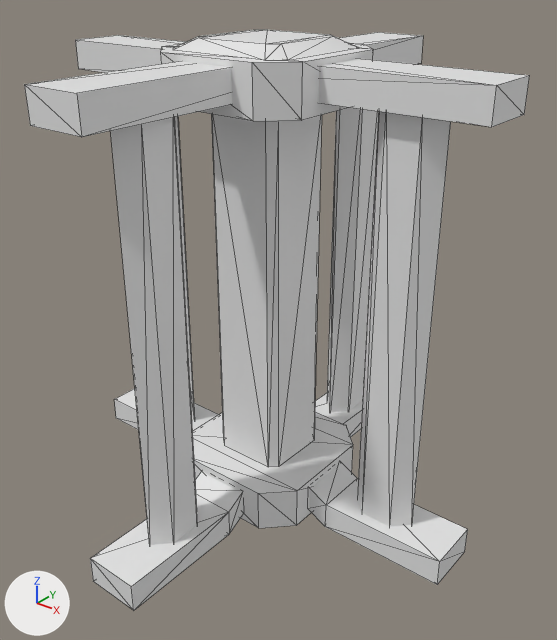
A saved change to the OBJ model public/meshes/corrugatedsteel_fence.obj.
The view is the same before and after, from a 50 mm lens placed at (0.993, -1.204, 0.689), pointed at (0.039, -0.011, -0.051). The lights are fixed; the arrows at lower left show +X, +Y and +Z. The picture after the commit comes second. Mesh edges are drawn as thin lines. Where no turn or scale is listed for an object, it has been applied to the vertices. Vertices at exactly the same position are counted once.

Objects in the first picture: 'corrugatedsteel_fence'.
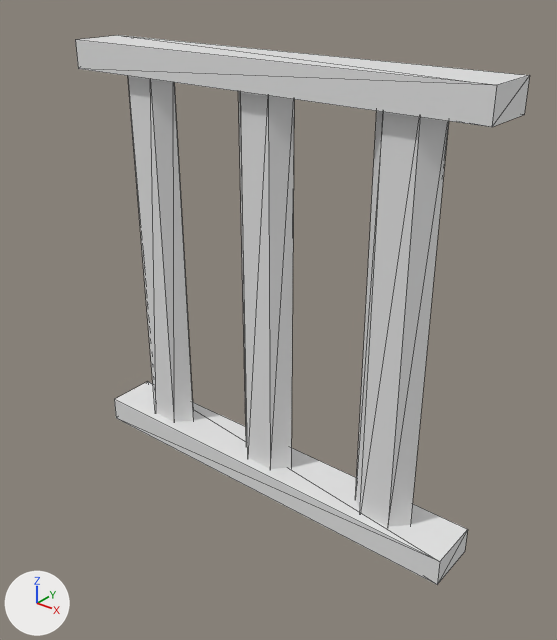
Changed parts and their boxes (x1, y1, x2, y2) in the pictures (557 x 640 px; the box of a moved part takes in the faces that stretch with it):
'corrugatedsteel_fence', reshaped (10% narrower)
    before: (24, 30, 530, 610)
    after: (75, 35, 530, 585)
part 1 of me_corrugatedsteel_fence, moved or reshaped
    before: (111, 117, 197, 545)
    after: (128, 76, 193, 422)
part 2 of me_corrugatedsteel_fence, moved or reshaped
    before: (174, 116, 195, 421)
    after: (238, 91, 294, 469)
part 3 of me_corrugatedsteel_fence, moved or reshaped
    before: (327, 107, 379, 412)
    after: (355, 111, 449, 527)
part 4 of me_corrugatedsteel_fence, deleted
    before: (24, 30, 451, 610)
part 5 of me_corrugatedsteel_fence, moved or reshaped
    both: (492, 75, 530, 127)
part 6 of me_corrugatedsteel_fence, cut back
    before: (114, 389, 468, 585)
    after: (114, 382, 468, 585)

Patch to the scene script:
```diff
--- a/public/meshes/corrugatedsteel_fence.obj.py
+++ b/public/meshes/corrugatedsteel_fence.obj.py
@@ me_corrugatedsteel_fence @@
 # used by ob_corrugatedsteel_fence; location = (0.0, 0.0, 0.0)
 # verts and faces of me_corrugatedsteel_fence; kept vertices keep their numbers, new ones are numbered from 176
 # before: 36 (0.5, 0.063, 0.437) at pixel (524, 114), 37 (0.5, -0.062, 0.437) at pixel (491, 127), 38 (0.5, -0.062, 0.5) at pixel (496, 85), 39 (0.5, 0.063, 0.5) at pixel (529, 75)
-me_corrugatedsteel_fence.from_pydata(...)  # 176 vertices, 238 faces; spans x -0.5..0.5, y -0.5..0.5, z -0.5..0.534
+me_corrugatedsteel_fence.from_pydata(...)  # 52 vertices, 60 faces; spans x -0.5..0.5, y -0.063..0.063, z -0.5..0.5
+# me_corrugatedsteel_fence part 1: the loose piece of 12 vertices spanning x -0.033..0.038, y -0.397..-0.255, z -0.449..0.449 is turned -90 degrees about the z axis through the mesh origin
+# me_corrugatedsteel_fence part 2: the loose piece of 12 vertices spanning x -0.394..-0.253, y -0.035..0.035, z -0.449..0.449 is turned -180 degrees about the z axis through its middle, then moved by (0.324, -0.003, 0.0)
+# me_corrugatedsteel_fence part 3: the loose piece of 12 vertices spanning x -0.033..0.038, y 0.255..0.397, z -0.449..0.449 is turned -90 degrees about the z axis through the mesh origin
+# me_corrugatedsteel_fence part 4: 8 loose pieces with 108 vertices, spanning x -0.171..0.4, y -0.5..0.5, z -0.5..0.534, are deleted
+# me_corrugatedsteel_fence part 5
+delete_faces([(36, 38, 37), (36, 39, 38)])
+faces += [(36, 39, 37), (37, 39, 38)]
+# me_corrugatedsteel_fence part 6
+# 16 vertices are removed from x -0.217..0.217, y -0.063..0.062, z -0.5..-0.411
+# 36 faces are deleted
+# 12 new faces join them
+# other edits to the shape of me_corrugatedsteel_fence do not show in these pictures
```
